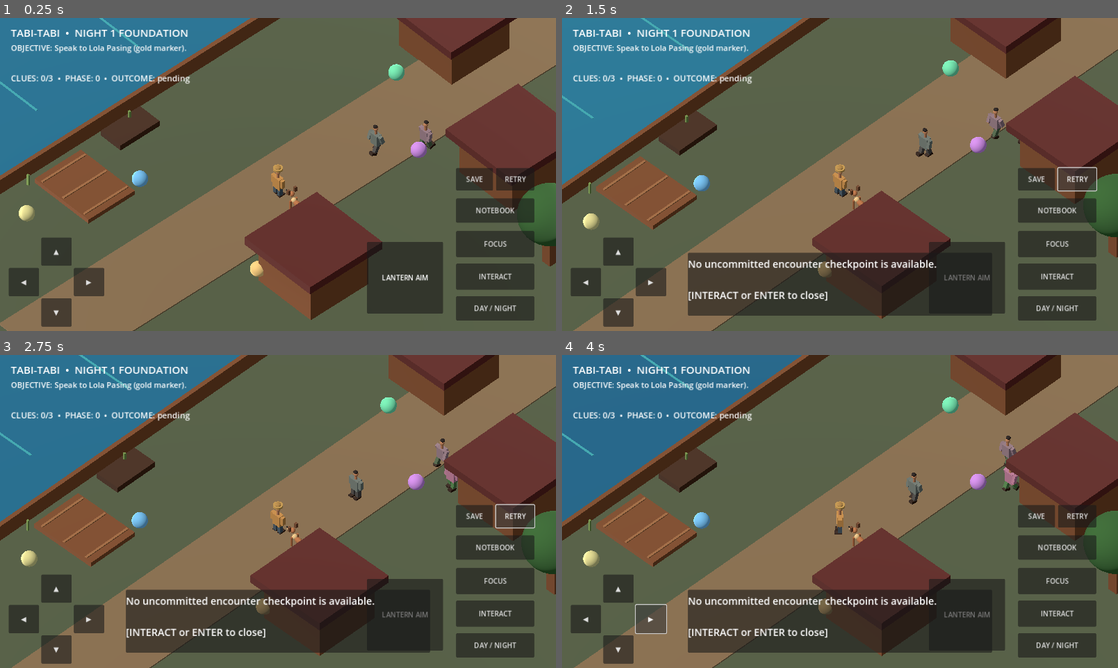
Above: before the commit, frames 1-4 (two rows, left to right).
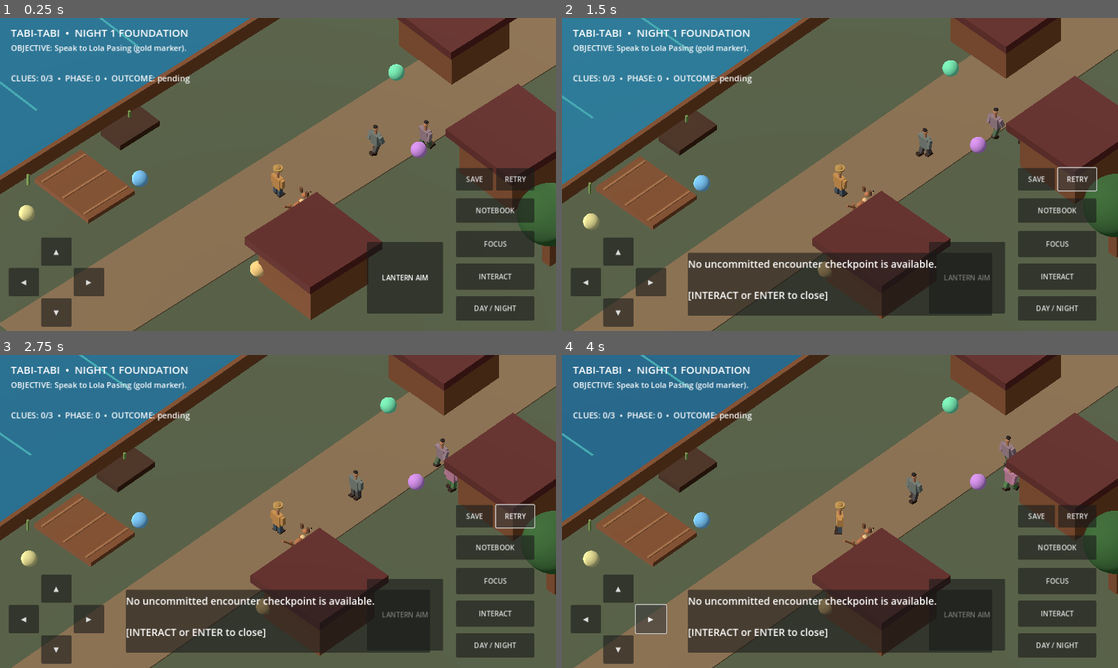
Above: after the commit, the same moments.

Repository: LokiJ07/Tabi-tabi
Game: Godot game, scene res://scenes/main.tscn
The game is run twice, just before and just after one commit, with the same random seed, the same clock (stepped at 60 frames per second) and the same inputs.
Inputs:
- Up to frame 1 (0.25 s): no input
- Up to frame 2 (1.5 s): click "RETRY" at 0.5 s; click "RETRY" at 1.25 s
- Up to frame 3 (2.75 s): click "RETRY" at 2 s
- Up to frame 4 (4 s): click "◀" at 2.75 s; click "▶" at 3.5 s

The runs differ from the first frame. In frame 1, 0.1% of the frame differs, in the area x 51-56%, y 53-61%; in frame 2, 0.1%; in frame 3, 0.1%; in frame 4, 0.1%, in the area x 50-57%, y 53-62%.

Commit message:
feat: obstacle-aware Bantay follow, world boundaries and nav tests

Diff:
--- /dev/null
+++ b/scripts/ai/bantay_route.gd
@@ -0,0 +1,65 @@
+extends RefCounted
+## Deterministic 1-meter grid used by the initial Barrio Lawom blockout.
+## Route safety is conservative: no river cells, house footprints, or tree trunks.
+## Replace with baked navmesh when the authored environment replaces blockout art.
+
+const X_MIN := -9
+const X_MAX := 22
+const Z_MIN := -22
+const Z_MAX := 22
+var grid: AStarGrid2D
+
+
+func _init() -> void:
+	grid = AStarGrid2D.new()
+	grid.region = Rect2i(X_MIN, Z_MIN, X_MAX - X_MIN + 1, Z_MAX - Z_MIN + 1)
+	grid.cell_size = Vector2.ONE
+	grid.diagonal_mode = AStarGrid2D.DIAGONAL_MODE_NEVER
+	grid.update()
+	# Buildings with a conservative margin around the actual collision footprint.
+	_block_rect(3, 9, 2, 8) # Lola's hut (6,5)
+	_block_rect(4, 10, -11, -5) # Sabel's store (7,-8)
+	_block_rect(-5, 1, -15, -9) # School (-2,-12)
+	# Solid tree trunks including a margin for Bantay's body.
+	for x in [13, 19]:
+		for z in [-18, -5, 14]:
+			_block_rect(x - 1, x + 1, z - 1, z + 1)
+
+
+func _block_rect(x0: int, x1: int, z0: int, z1: int) -> void:
+	for x in range(x0, x1 + 1):
+		for z in range(z0, z1 + 1):
+			var cell := Vector2i(x, z)
+			if grid.is_in_boundsv(cell):
+				grid.set_point_solid(cell, true)
+
+
+func cell_for(world: Vector3) -> Vector2i:
+	return Vector2i(roundi(world.x), roundi(world.z))
+
+
+func is_safe(world: Vector3) -> bool:
+	var cell := cell_for(world)
+	return grid.is_in_boundsv(cell) and not grid.is_point_solid(cell)
+
+
+func route(from_world: Vector3, to_world: Vector3) -> PackedVector3Array:
+	var result := PackedVector3Array()
+	var start := _closest_safe(cell_for(from_world))
+	var goal := _closest_safe(cell_for(to_world))
+	if start == Vector2i(-999, -999) or goal == Vector2i(-999, -999):
+		return result
+	for point in grid.get_id_path(start, goal):
+		result.append(Vector3(float(point.x), 0.45, float(point.y)))
+	return result
+
+
+func _closest_safe(cell: Vector2i) -> Vector2i:
+	# Limit the search. No unsafe teleporting across the river or through walls.
+	for radius in range(0, 7):
+		for dx in range(-radius, radius + 1):
+			for dz in range(-radius, radius + 1):
+				var test_cell := cell + Vector2i(dx, dz)
+				if grid.is_in_boundsv(test_cell) and not grid.is_point_solid(test_cell):
+					return test_cell
+	return Vector2i(-999, -999)
--- a/scripts/main.gd
+++ b/scripts/main.gd
@@ -5,6 +5,7 @@
 const NightModel = preload("res://scripts/narrative/night01_state.gd")
 const SantelmoActor = preload("res://scripts/encounters/santelmo_actor.gd")
 const FolkActors = preload("res://scripts/visuals/folk_actors.gd")
+const BantayRoute = preload("res://scripts/ai/bantay_route.gd")
 const AimPad = preload("res://scripts/ui/aim_pad.gd")
 const SaveService = preload("res://scripts/core/save_service.gd")
 const PLAYER_SPEED := 4.2
@@ -24,7 +25,11 @@
 var bantay_visual: Node3D
 var sun: DirectionalLight3D
 var river_surface: MeshInstance3D
-var bantay: Node3D
+var bantay: CharacterBody3D
+var dog_guide = BantayRoute.new()
+var dog_waypoints := PackedVector3Array()
+var dog_next_waypoint := 0
+var dog_repath_timer := 0.0
 var camera: Camera3D
 var lantern: SpotLight3D
 var info: Label
@@ -84,15 +89,8 @@
 		lamp_heading = (right * manual_aim.x + forward * -manual_aim.y).normalized()
 	if lamp_heading.length() > 0.1:
 		lantern.global_rotation.y = atan2(-lamp_heading.x, -lamp_heading.z)
-	# A simple follow/stop behavior for the prototype. Navigation is a later gate.
-	var offset := player.global_position - bantay.global_position
-	offset.y = 0.0
-	if offset.length() > 2.3:
-		bantay.global_position += offset.normalized() * minf(delta * 3.5, offset.length() - 2.0)
-	if offset.length() > 0.1:
-		bantay.rotation.y = atan2(-offset.x, -offset.z)
+	_update_bantay(delta)
 	FolkActors.animate_person(apprentice_visual, elapsed, desired.length() > 0.1)
-	FolkActors.animate_dog(bantay_visual, elapsed, offset.length() > 2.3, is_night and player.global_position.x < -4.0)
 	camera.global_position = camera.global_position.lerp(player.global_position + Vector3(12, 17, 12), minf(1.0, delta * 4.0))
 	camera.look_at(player.global_position + Vector3(0, 0.7, 0))
 	elapsed += delta
@@ -132,7 +130,12 @@
 		_box("Reed", Vector3(-9.1, 0.4, z), Vector3(0.13, 0.7, 0.11), Color(0.43, 0.53, 0.26), false)
 	for z in [-16.0, -10.0, 0.0, 7.0, 15.0]:
 		_box("River shimmer", Vector3(-15.0, 0.08, z), Vector3(4.3, 0.025, 0.12), Color(0.22, 0.59, 0.61), false)
-	_box("River bank safety fence", Vector3(-9.7, 0.5, 0), Vector3(0.25, 1.0, 35), COLORS.wood, true)
+	_box("River bank safety fence", Vector3(-9.7, 0.5, 0), Vector3(0.25, 1.0, 46), COLORS.wood, true)
+	# Collision-only boundaries prevent accidental falls beyond the playable blockout.
+	_boundary(Vector3(-23.0, 1.0, 0.0), Vector3(0.3, 3.0, 46.0))
+	_boundary(Vector3(23.0, 1.0, 0.0), Vector3(0.3, 3.0, 46.0))
+	_boundary(Vector3(0.0, 1.0, -23.0), Vector3(46.0, 3.0, 0.3))
+	_boundary(Vector3(0.0, 1.0, 23.0), Vector3(46.0, 3.0, 0.3))
 	_house(Vector3(6, 0, 5), "Lola's hut")
 	_house(Vector3(7, 0, -8), "Sabel's store")
 	_house(Vector3(-2, 0, -12), "School")
@@ -174,6 +177,18 @@
 	return mesh
 
 
+func _boundary(at: Vector3, dimensions: Vector3) -> void:
+	var wall := StaticBody3D.new()
+	wall.name = "Playable boundary"
+	wall.position = at
+	var shape := CollisionShape3D.new()
+	var box := BoxShape3D.new()
+	box.size = dimensions
+	shape.shape = box
+	wall.add_child(shape)
+	add_child(wall)
+
+
 func _house(pos: Vector3, name: String) -> void:
 	_box(name, pos + Vector3(0, 1.2, 0), Vector3(4, 2.4, 4), COLORS.wood, true)
 	_box(name + " roof", pos + Vector3(0, 2.75, 0), Vector3(5.0, 0.5, 5.0), COLORS.roof, false)
@@ -234,13 +249,48 @@
 
 
 func _create_bantay() -> void:
-	bantay = Node3D.new()
-	bantay.name = "Bantay (prototype)"
-	bantay.position = Vector3(1.6, 0.55, 2.1)
+	bantay = CharacterBody3D.new()
+	bantay.name = "Bantay"
+	bantay.position = Vector3(1.6, 0.45, 2.1)
+	bantay.motion_mode = CharacterBody3D.MOTION_MODE_GROUNDED
+	var collider := CollisionShape3D.new()
+	var capsule := CapsuleShape3D.new()
+	capsule.radius = 0.32
+	capsule.height = 0.85
+	collider.shape = capsule
+	bantay.add_child(collider)
 	bantay_visual = FolkActors.dog()
-	bantay_visual.position.y = -0.55
+	bantay_visual.position.y = -0.45
 	bantay.add_child(bantay_visual)
 	add_child(bantay)
+
+
+func _update_bantay(delta: float) -> void:
+	var distance := bantay.global_position.distance_to(player.global_position)
+	dog_repath_timer -= delta
+	if dog_repath_timer <= 0.0:
+		dog_repath_timer = 0.45
+		if distance > 2.35:
+			dog_waypoints = dog_guide.route(bantay.global_position, player.global_position)
+			dog_next_waypoint = 0
+		else:
+			dog_waypoints.clear()
+	var motion := Vector3.ZERO
+	if distance > 2.0 and dog_next_waypoint < dog_waypoints.size():
+		var waypoint := dog_waypoints[dog_next_waypoint]
+		var toward := waypoint - bantay.global_position
+		toward.y = 0.0
+		if toward.length() < 0.55:
+			dog_next_waypoint += 1
+		elif toward.length() > 0.01:
+			motion = toward.normalized()
+	bantay.velocity.x = motion.x * 3.2
+	bantay.velocity.z = motion.z * 3.2
+	bantay.velocity.y = -0.1 if bantay.is_on_floor() else bantay.velocity.y - 24.0 * delta
+	bantay.move_and_slide()
+	if motion.length() > 0.05:
+		bantay.rotation.y = atan2(-motion.x, -motion.z)
+	FolkActors.animate_dog(bantay_visual, elapsed, motion.length() > 0.1, is_night and player.global_position.x < -4.0)
 
 
 func _create_camera() -> void:
--- /dev/null
+++ b/tests/bantay_route_test.gd
@@ -0,0 +1,32 @@
+extends SceneTree
+
+const Guide = preload("res://scripts/ai/bantay_route.gd")
+var failures := 0
+
+func _initialize() -> void:
+	call_deferred("_run")
+
+func _expect(ok: bool, label: String) -> void:
+	if not ok:
+		failures += 1
+		printerr("Bantay route regression: " + label)
+
+func _run() -> void:
+	var guide = Guide.new()
+	_expect(guide.is_safe(Vector3(0, 0, 0)), "main path walkable")
+	_expect(not guide.is_safe(Vector3(6, 0, 5)), "Lola's hut blocked")
+	_expect(not guide.is_safe(Vector3(7, 0, -8)), "store blocked")
+	_expect(not guide.is_safe(Vector3(-2, 0, -12)), "school blocked")
+	_expect(not guide.is_safe(Vector3(-12, 0, 3)), "river excluded")
+	_expect(not guide.is_safe(Vector3(13, 0, 14)), "tree trunk excluded")
+	var path: PackedVector3Array = guide.route(Vector3(1, 0, 5), Vector3(10, 0, 5))
+	_expect(path.size() > 2, "route around Lola's hut")
+	for point in path:
+		_expect(guide.is_safe(point), "no waypoints within solid geometry")
+	var riverside: PackedVector3Array = guide.route(Vector3(1, 0, 2), Vector3(-7, 0, 13))
+	_expect(riverside.size() > 2, "safe route to mooring")
+	for point in riverside:
+		_expect(guide.is_safe(point), "mooring route is safe")
+	_expect(guide.route(Vector3(0, 0, 0), Vector3(40, 0, 0)).is_empty(), "out-of-bounds target never teleported")
+	print("Bantay navigation regression: ", "PASS" if failures == 0 else str(failures) + " failures")
+	quit(0 if failures == 0 else 1)
Not shown, added: docs/G2_BANTAY_NAVIGATION.md
